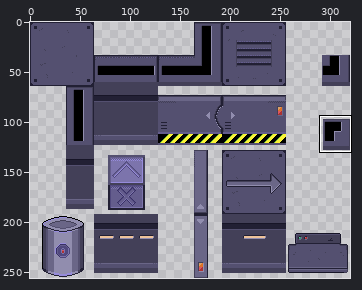
Edited in one commit: sprite sheet (assets/tileset-scifi.png). The picture above shows the old version from afar; the outline marks the close-up.
Close-up. Old version:
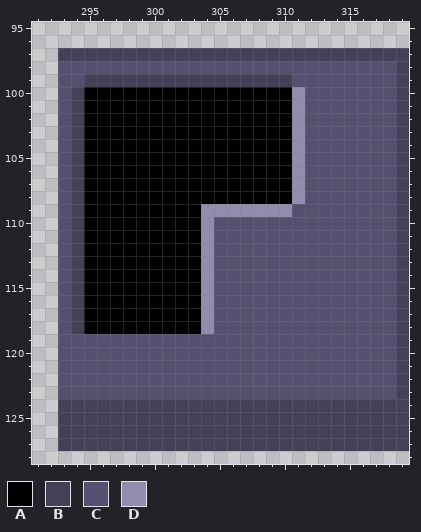
The file is 320x256 pixels. Shown: x 291..319, y 95..128.
Palette (. is transparent): A #000000  B #434058  C #545070  D #918dae
Pixels before, first column x 293:
 97 BBBBBBBBBBBBBBBBBBBBBBBBBBB
 98 CCCCCCCCCCCCCCCCCCCCCCCCCCB
 99 CCBBBBBBBBBBBBBBBBCCCCCCCCB
100 CBAAAAAAAAAAAAAAAADCCCCCCCB
101 CBAAAAAAAAAAAAAAAADCCCCCCCB
102 CBAAAAAAAAAAAAAAAADCCCCCCCB
103 CBAAAAAAAAAAAAAAAADCCCCCCCB
104 CBAAAAAAAAAAAAAAAADCCCCCCCB
105 CBAAAAAAAAAAAAAAAADCCCCCCCB
106 CBAAAAAAAAAAAAAAAADCCCCCCCB
107 CBAAAAAAAAAAAAAAAADCCCCCCCB
108 CBAAAAAAAAAAAAAAAADCCCCCCCB
109 CBAAAAAAAAADDDDDDDCCCCCCCCB
110 CBAAAAAAAAADCCCCCCCCCCCCCCB
111 CBAAAAAAAAADCCCCCCCCCCCCCCB
112 CBAAAAAAAAADCCCCCCCCCCCCCCB
113 CBAAAAAAAAADCCCCCCCCCCCCCCB
114 CBAAAAAAAAADCCCCCCCCCCCCCCB
115 CBAAAAAAAAADCCCCCCCCCCCCCCB
116 CBAAAAAAAAADCCCCCCCCCCCCCCB
117 CBAAAAAAAAADCCCCCCCCCCCCCCB
118 CBAAAAAAAAADCCCCCCCCCCCCCCB
119 CCCCCCCCCCCCCCCCCCCCCCCCCCB
120 CCCCCCCCCCCCCCCCCCCCCCCCCCB
121 CCCCCCCCCCCCCCCCCCCCCCCCCCB
122 CCCCCCCCCCCCCCCCCCCCCCCCCCB
123 CCCCCCCCCCCCCCCCCCCCCCCCCCB
124 BBBBBBBBBBBBBBBBBBBBBBBBBBB
125 BBBBBBBBBBBBBBBBBBBBBBBBBBB
126 BBBBBBBBBBBBBBBBBBBBBBBBBBB
127 BBBBBBBBBBBBBBBBBBBBBBBBBBB
And afterwards:
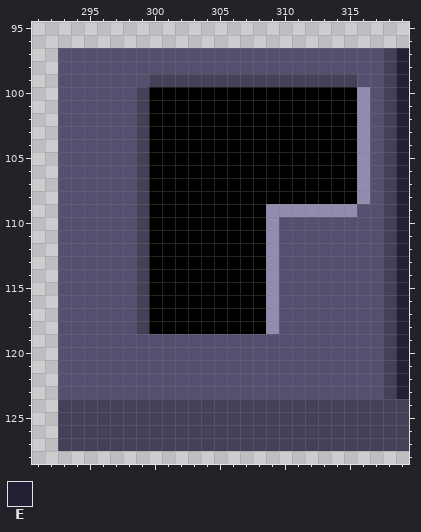
Colours new in this view: E #222034
Message: corner position fix
Edits made:
Changed rows in their new state; - is an unchanged pixel.
first column x 293:
 97 CCCCCCCCCCCCCCCCCCCCCCCCC-E
 98 -------------------------BE
 99 --CCCCC-----------BBBBB--BE
100 -CCCCCB-----------AAAAAD-BE
101 -CCCCCB-----------AAAAAD-BE
102 -CCCCCB-----------AAAAAD-BE
103 -CCCCCB-----------AAAAAD-BE
104 -CCCCCB-----------AAAAAD-BE
105 -CCCCCB-----------AAAAAD-BE
106 -CCCCCB-----------AAAAAD-BE
107 -CCCCCB-----------AAAAAD-BE
108 -CCCCCB-----------AAAAAD-BE
109 -CCCCCB----AAAAA--DDDDD--BE
110 -CCCCCB----AAAAAD--------BE
111 -CCCCCB----AAAAAD--------BE
112 -CCCCCB----AAAAAD--------BE
113 -CCCCCB----AAAAAD--------BE
114 -CCCCCB----AAAAAD--------BE
115 -CCCCCB----AAAAAD--------BE
116 -CCCCCB----AAAAAD--------BE
117 -CCCCCB----AAAAAD--------BE
118 -CCCCCB----AAAAAD--------BE
119 -------------------------BE
120 -------------------------BE
121 -------------------------BE
122 -------------------------BE
123 -------------------------BE
Changed places in both close-ups, as pixel boxes (x1, y1, x2, y2):
changed: (58, 48, 409, 399)
